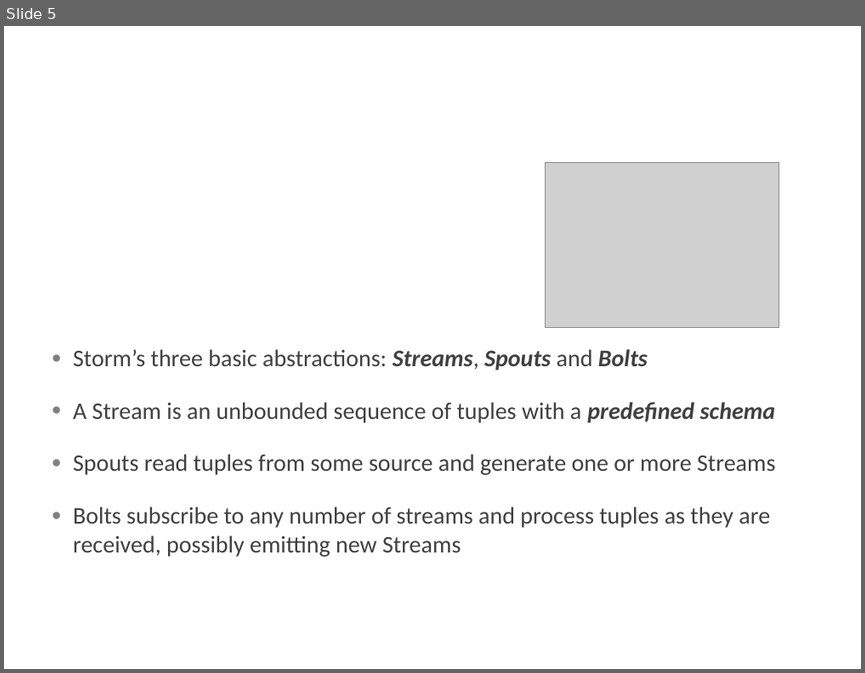
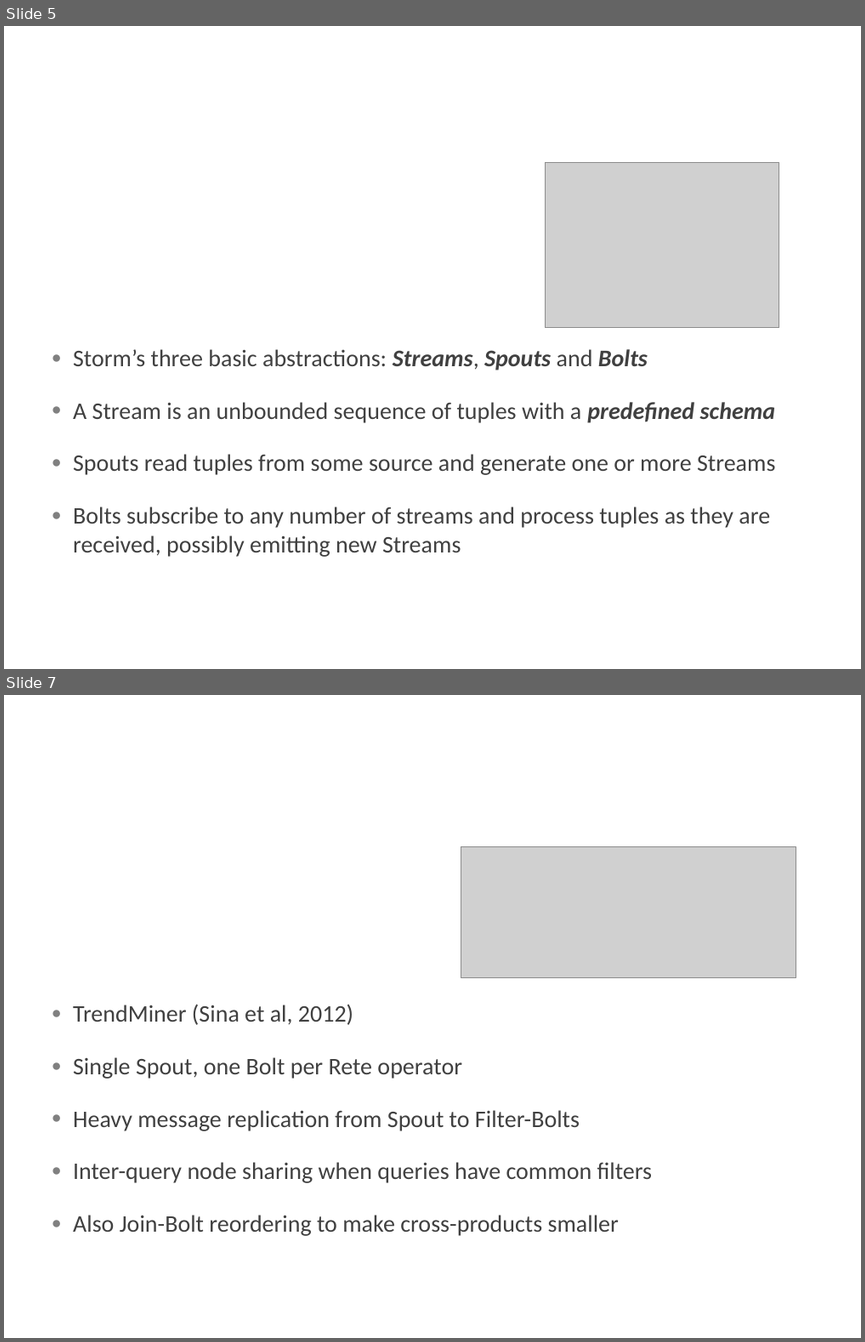
Before and after one commit to marinosm/reteonstorm, a slide deck: Presentation1.pptx. Shown one above the other, each under a label of ours: slide 5 before the commit, slides 5 and 7 after it; the slides between them are not shown. The pictures are 865x673 and 865x1342 pixels, drawn with LibreOffice and Linux fonts; fonts in the diff are those of the drawing; grey boxes stand for pictures; background and template pictures are left out. Boxes give left, top, right and bottom in pixels: in the first picture for what was removed or moved away, otherwise in the second. Text is boxed around its words. In the diff, an @@ line names an element or a change of style, - is before the commit and + after.

```diff
--- a/Presentation1.pptx
+++ b/Presentation1.pptx
@@ slide 7 added at [4, 695, 861, 1338], background picture (left out) @@
@@ picture added at [461, 846, 796, 978] @@
@@ text added at [73, 1004, 653, 1236], 20 pt, text #404040 @@
+● TrendMiner (Sina et al, 2012)
+● Single Spout, one Bolt per Rete operator
+● Heavy message replication from Spout to Filter-Bolts
+● Inter-query node sharing when queries have common filters
+● Also Join-Bolt reordering to make cross-products smaller
@@ title added at [329, 1059, 373, 1074], 36 pt, text #FFFFFF @@
+RETE on Storm
```
Also in this commit, not shown: 1 slide changed, 7 other slides added, 1 other file.
